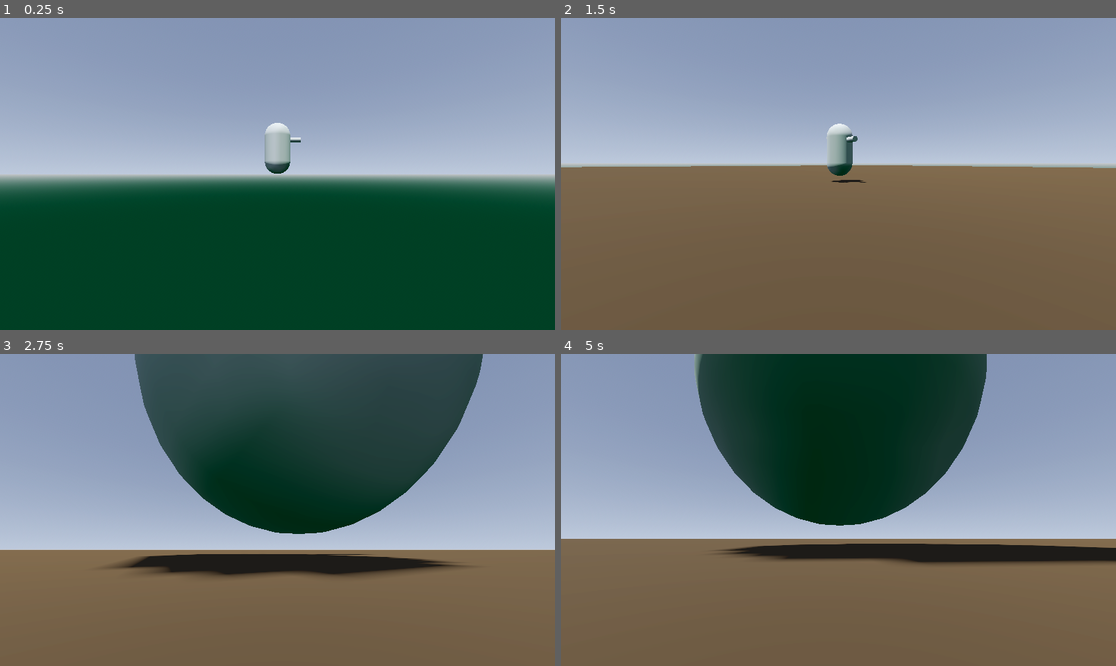
Above: before the commit, frames 1-4 (two rows, left to right).
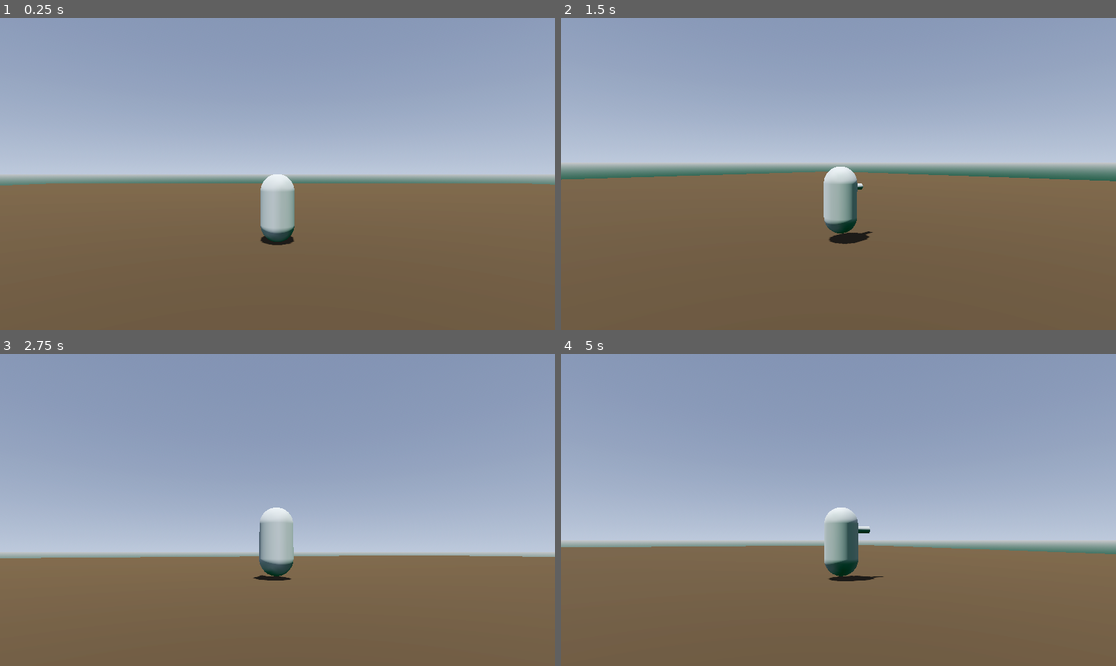
Above: after the commit, the same moments.

Repository: annasohva/PonyJump
Game: Godot game, scene res://game/main.tscn
Same seed, same stepped clock (60 frames per second), same inputs: the game is played once before the commit and once after it.
Inputs (mouse positions are in pixels of both pictures, inside the frame that each line leads up to):
- Up to frame 1 (0.25 s): no input
- Up to frame 2 (1.5 s): tap Enter at 0.5 s; move the mouse to (866, 174) at 0.52 s; hold W (forward) from 0.53 s (still down); tap Space (jump) at 0.6, 0.77, 1.07, 1.35 s; move the mouse to (810, 174) at 1.27 s
- Up to frame 3 (2.75 s): keep holding W (forward); tap Space (jump) at 1.52, 1.82, 2.1 s; move the mouse to (288, 503) at 2.02 s
- Up to frame 4 (5 s): keep holding W (forward); move the mouse to (832, 516) at 2.77 s; tap Space (jump) at 2.85, 3.02, 3.32, 3.6, 3.77, 4.07, 4.35, 4.52, 4.82 s; move the mouse to (877, 513) at 3.52 s; move the mouse to (794, 506) at 4.27 s

The runs differ from the first frame. In frame 1, 48% of the frame differs, in the area x 0-100%, y 33-100%; in frame 2, 4.9%; in frame 3, 33%; in frame 4, 29%.

Commit message:
Basic movement and gait switching

Diff:
--- a/actors/horse/horse.gd
+++ b/actors/horse/horse.gd
@@ -11,12 +11,16 @@
 	Gallop = 4
 }
 
-const TURNING_SPEED = 2
-const JUMP_VELOCITY = 4.5
+const TURNING_SPEED := 3
+const CAMERA_SPEED := 0.8
+const JUMP_VELOCITY := 4.5
 
-@onready var spring_arm: SpringArm3D = $SpringArm3D
+@onready var spring_arm: SpringArm3D = $Pivot/SpringArm3D
+@onready var pivot: Node3D = $Pivot
 
 var camera_rotation: Vector2 = Vector2.ZERO
+
+var speed := 0
 var current_gait: Gaits = Gaits.Stop
 
 
@@ -34,29 +38,19 @@
 
 	if event.is_action_pressed("forward"):
 		current_gait = clamp(current_gait + 1, Gaits.Back, Gaits.Gallop)
+		adjust_speed()
 
 	if event.is_action_pressed("backward"):
 		current_gait = clamp(current_gait - 1, Gaits.Back, Gaits.Gallop)
+		adjust_speed()
 
 
-func _physics_process(delta: float) -> void:
-	# Add the gravity.
-	if not is_on_floor():
-		velocity += get_gravity() * delta
-
-	# Rotate and move camera
-	spring_arm.rotation_degrees.x = camera_rotation.x
-	spring_arm.rotation_degrees.y = camera_rotation.y
-	spring_arm.global_position = global_position
-
-	# Handle jump.
-	if Input.is_action_just_pressed("jump") and is_on_floor():
-		velocity.y = JUMP_VELOCITY
-
-	var speed := 0
+func adjust_speed():
 	match current_gait:
 		Gaits.Back:
-			speed = 3
+			speed = -3
+		Gaits.Stop:
+			speed = 0
 		Gaits.Walk:
 			speed = 5
 		Gaits.Trot:
@@ -66,17 +60,31 @@
 		Gaits.Gallop:
 			speed = 20
 
-	# Get the turn direction and handle the movement/deceleration
+
+func _physics_process(delta: float) -> void:
+	# Add the gravity.
+	if not is_on_floor():
+		velocity += get_gravity() * delta
+
+	# Handle jump.
+	if Input.is_action_just_pressed("jump") and is_on_floor():
+		velocity.y = JUMP_VELOCITY
+
+	# Rotate and move camera
+	spring_arm.rotation_degrees.x = camera_rotation.x * CAMERA_SPEED
+	spring_arm.rotation.x = clamp(spring_arm.rotation.x, -PI/4, PI/4)
+	pivot.rotation_degrees.y = camera_rotation.y * CAMERA_SPEED
+	pivot.global_position.x = global_position.x
+	pivot.global_position.z = global_position.z
+	if is_on_floor(): pivot.global_position.y = global_position.y + 2
+
+	#Handle movement
 	var turn_dir := Input.get_axis("left", "right")
+	if turn_dir:
+		rotate_y(-deg_to_rad(turn_dir * TURNING_SPEED))
 
-	speed = -speed if current_gait == Gaits.Back else speed
-	velocity.x = speed
+	var direction := -transform.basis.z.normalized() * speed
+	velocity.x = direction.x
+	velocity.z = direction.z
 
-	if turn_dir:
-		velocity.z = turn_dir * TURNING_SPEED
-		rotation_degrees.y -= turn_dir * TURNING_SPEED
-	else:
-		velocity.z = move_toward(velocity.z, 0, TURNING_SPEED)
-
-	velocity = velocity.rotated(Vector3.UP, rotation.y)
 	move_and_slide()
--- a/actors/horse/horse.tscn
+++ b/actors/horse/horse.tscn
@@ -22,13 +22,16 @@
 transform = Transform3D(1, 0, 0, 0, 1, 0, 0, 0, 1, 0, 1, 0)
 mesh = SubResource("CapsuleMesh_ilk7j")
 
-[node name="SpringArm3D" type="SpringArm3D" parent="."]
-transform = Transform3D(-4.37114e-08, 0, -1, 0, 1, 0, 1, 0, -4.37114e-08, 0, 2, 0)
+[node name="Pivot" type="Node3D" parent="."]
+transform = Transform3D(1, 0, 0, 0, 1, 0, 0, 0, 1, 0, 2, 0)
 top_level = true
+
+[node name="SpringArm3D" type="SpringArm3D" parent="Pivot"]
 spring_length = 8.0
 
-[node name="Camera3D" type="Camera3D" parent="SpringArm3D"]
+[node name="Camera3D" type="Camera3D" parent="Pivot/SpringArm3D"]
+fov = 60.0
 
 [node name="MeshInstance3D2" type="MeshInstance3D" parent="."]
-transform = Transform3D(1.31134e-07, 1, -4.37114e-08, 3.82137e-15, 4.37114e-08, 1, 1, -1.31134e-07, 1.91069e-15, 0.671631, 1.34727, -0.0664468)
+transform = Transform3D(0.999889, -0.0148872, 6.50736e-10, 3.82137e-15, 4.37114e-08, 1, -0.0148872, -0.999889, 4.37066e-08, -0.0143884, 1.34727, -0.670355)
 mesh = SubResource("CylinderMesh_4tgt8")
